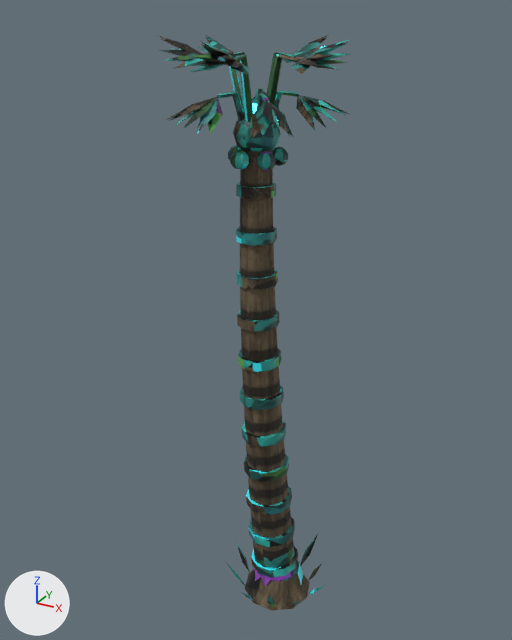
One commit to the FBX model modelos/planeta_humano/arbol_palmera_alien/arbol_palmera_alien.fbx: the scene before it, then after it.
One viewpoint serves both versions: a 50 mm lens placed at (5.75, -11.1, 12.03), pointed at (-0.41, 0.1, 6.43). The lights are fixed; the arrows at lower left show +X, +Y and +Z. The first picture is the older version.

Script lines for the objects in view, before the commit:
```python
me_arbol_palmera_alien = bpy.data.meshes.new('arbol_palmera_alien')
me_arbol_palmera_alien.from_pydata(...)  # 1376 vertices, 1577 faces; spans x -2.02..1.44, y -1.83..1.59, z 0.0..11.56
me_arbol_palmera_alien.materials.append(mat_arbol_palmera_alien_mat)
me_arbol_palmera_alien_neon = bpy.data.meshes.new('arbol_palmera_alien_neon')
me_arbol_palmera_alien_neon.from_pydata(...)  # 88 vertices, 112 faces; spans x -2.05..1.47, y -1.87..1.62, z 10.2..11.61
me_arbol_palmera_alien_neon.materials.append(mat_arbol_palmera_alien_mat_neon)
# before: 42 (-0.96, -0.99, 10.54) at pixel (194, 107), 43 (-1.04, -0.93, 10.54), 44 (-1.01, -0.97, 10.6) at pixel (192, 103), 45 (-0.99, -0.95, 10.51) at pixel (194, 109)
# before: 54 (0.48, -0.89, 10.54) at pixel (275, 112), 55 (0.41, -0.95, 10.54) at pixel (269, 112), 56 (0.46, -0.94, 10.59) at pixel (272, 109), 57 (0.44, -0.91, 10.5)
# before: 66 (0.63, 0.55, 10.54), 67 (0.68, 0.47, 10.54) at pixel (322, 104), 68 (0.68, 0.52, 10.6) at pixel (323, 100), 69 (0.65, 0.5, 10.5)
ob_arbol_palmera_alien = bpy.data.objects.new('arbol_palmera_alien', me_arbol_palmera_alien)
ob_arbol_palmera_alien.location = (0.0, 0.0, 0.0)
ob_arbol_palmera_alien_neon = bpy.data.objects.new('arbol_palmera_alien_neon', me_arbol_palmera_alien_neon)
ob_arbol_palmera_alien_neon.location = (0.0, 0.0, 0.0)
```
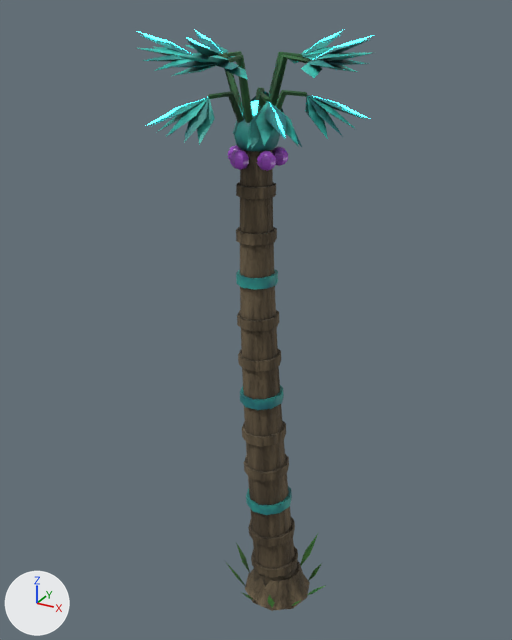
The change in detail:
me_arbol_palmera_alien is used by ob_arbol_palmera_alien; location (0.0, 0.0, 0.0).
me_arbol_palmera_alien had 1376 vertices, 1577 faces and spanned x -2.02..1.44, y -1.83..1.59, z 0.0..11.56.
me_arbol_palmera_alien now has 1376 vertices, 1577 faces and spans x -2.4..1.82, y -2.22..1.97, z 0.0..11.62.
me_arbol_palmera_alien part 1: 484 vertices moved from x -2.02..1.44, y -1.83..1.59, z 10.08..11.56 to x -2.4..1.82, y -2.22..1.97, z 10.0..11.62; 4 vertices removed from x -0.52..0.31, y -0.34..0.59, z 10.12..10.76; 4 vertices added at x -0.64..0.45, y -0.45..0.73, z 10.07..10.72.
me_arbol_palmera_alien part 2: 1508 kept faces spanning x -2.4..1.82, y -2.22..1.97, z 0.0..11.62 get new texture (UV) coordinates.
me_arbol_palmera_alien_neon is used by ob_arbol_palmera_alien_neon; location (0.0, 0.0, 0.0).
me_arbol_palmera_alien_neon had 88 vertices, 112 faces and spanned x -2.05..1.47, y -1.87..1.62, z 10.2..11.61.
me_arbol_palmera_alien_neon now has 88 vertices, 112 faces and spans x -2.43..1.85, y -2.25..1.99, z 10.2..11.68.
me_arbol_palmera_alien_neon part 3: the loose piece of 6 vertices spanning x -2.05..-1.13, y -0.43..-0.25, z 11.27..11.61 is scaled about its middle by (1.2, 1.16, 1.19), then moved by (-0.29, -0.06, 0.03).
me_arbol_palmera_alien_neon part 4: the loose piece of 6 vertices spanning x -0.32..-0.22, y -1.87..-0.93, z 11.27..11.61 is scaled about its middle by (1.01, 1.2, 1.19), then moved by (0.01, -0.29, 0.03).
me_arbol_palmera_alien_neon part 5: the loose piece of 6 vertices spanning x 0.54..1.47, y -0.34..-0.2, z 11.27..11.61 is scaled about its middle by (1.2, 1.13, 1.19), then moved by (0.29, -0.04, 0.03).
me_arbol_palmera_alien_neon part 6: the loose piece of 6 vertices spanning x -0.03..0.27, y 0.73..1.62, z 11.27..11.61 is scaled about its middle by (1.18, 1.2, 1.19), then moved by (0.09, 0.28, 0.03).
me_arbol_palmera_alien_neon part 7: the loose piece of 6 vertices spanning x -1.87..-1.04, y 0.33..0.78, z 11.27..11.61 is scaled about its middle by (1.2, 1.19, 1.19), then moved by (-0.26, 0.14, 0.03).
Part 8, on me_arbol_palmera_alien_neon:
Vertices 42 to 45 of me_arbol_palmera_alien_neon move by (-0.15, -0.18, -0.03).
Vertex 40 of me_arbol_palmera_alien_neon moves from (-0.74, -0.63, 10.69) at pixel (217, 96) to (-0.83, -0.74, 10.69) at pixel (209, 96).
Vertex 41 of me_arbol_palmera_alien_neon moves from (-1.32, -1.36, 10.35) to (-1.53, -1.62, 10.28).
Part 9, on me_arbol_palmera_alien_neon:
Vertices 54 to 57 of me_arbol_palmera_alien_neon move by (0.16, -0.18, -0.03).
Vertex 52 of me_arbol_palmera_alien_neon moves from (0.16, -0.6, 10.69) at pixel (266, 99) to (0.26, -0.72, 10.69) at pixel (268, 100).
Vertex 53 of me_arbol_palmera_alien_neon moves from (0.79, -1.31, 10.35) at pixel (280, 130) to (1.01, -1.56, 10.28) at pixel (286, 138).
Part 10, on me_arbol_palmera_alien_neon:
Vertices 66 to 69 of me_arbol_palmera_alien_neon move by (0.2, 0.12, -0.03).
Vertex 64 of me_arbol_palmera_alien_neon moves from (0.3, 0.29, 10.69) at pixel (297, 94) to (0.43, 0.37, 10.69) at pixel (306, 94).
Vertex 65 of me_arbol_palmera_alien_neon moves from (1.1, 0.78, 10.35) at pixel (351, 115) to (1.39, 0.95, 10.28) at pixel (370, 118).
me_arbol_palmera_alien_neon part 11: 112 kept faces spanning x -2.43..1.85, y -2.25..1.99, z 10.2..11.68 get new texture (UV) coordinates.
Other edits to the shape of me_arbol_palmera_alien_neon do not show in these pictures.

What differs and where, as boxes (x1, y1, x2, y2) in the pictures (512 x 640 px; the box of a moved part takes in the faces that stretch with it):
'arbol_palmera_alien', reshaped (24% wider)
    before: (159, 37, 349, 611)
    after: (137, 33, 372, 611)
'arbol_palmera_alien_neon', reshaped (23% wider, 15% taller)
    before: (159, 34, 351, 129)
    after: (137, 29, 373, 138)
part 1 of me_arbol_palmera_alien, moved or reshaped
    before: (159, 37, 349, 138)
    after: (137, 33, 372, 150)
part 2 of me_arbol_palmera_alien, surface changed
    before: (159, 37, 349, 607)
    after: (137, 33, 372, 607)
part 3 of me_arbol_palmera_alien_neon, moved or reshaped
    before: (159, 36, 204, 55)
    after: (137, 31, 193, 55)
part 4 of me_arbol_palmera_alien_neon, moved or reshaped
    before: (201, 41, 218, 49)
    after: (186, 37, 209, 48)
part 5 of me_arbol_palmera_alien_neon, moved or reshaped
    before: (299, 39, 351, 61)
    after: (314, 35, 373, 59)
part 6 of me_arbol_palmera_alien_neon, moved or reshaped
    before: (303, 35, 328, 48)
    after: (306, 30, 343, 52)
part 7 of me_arbol_palmera_alien_neon, moved or reshaped
    before: (205, 34, 221, 45)
    after: (194, 29, 219, 49)
part 8 of me_arbol_palmera_alien_neon, moved or reshaped
    before: (166, 100, 205, 120)
    after: (147, 97, 208, 125)
part 9 of me_arbol_palmera_alien_neon, moved or reshaped
    before: (268, 103, 280, 129)
    after: (269, 102, 286, 138)
part 10 of me_arbol_palmera_alien_neon, moved or reshaped
    before: (301, 95, 351, 115)
    after: (313, 96, 370, 119)
part 11 of me_arbol_palmera_alien_neon, surface changed
    before: (159, 34, 351, 129)
    after: (137, 29, 373, 138)
